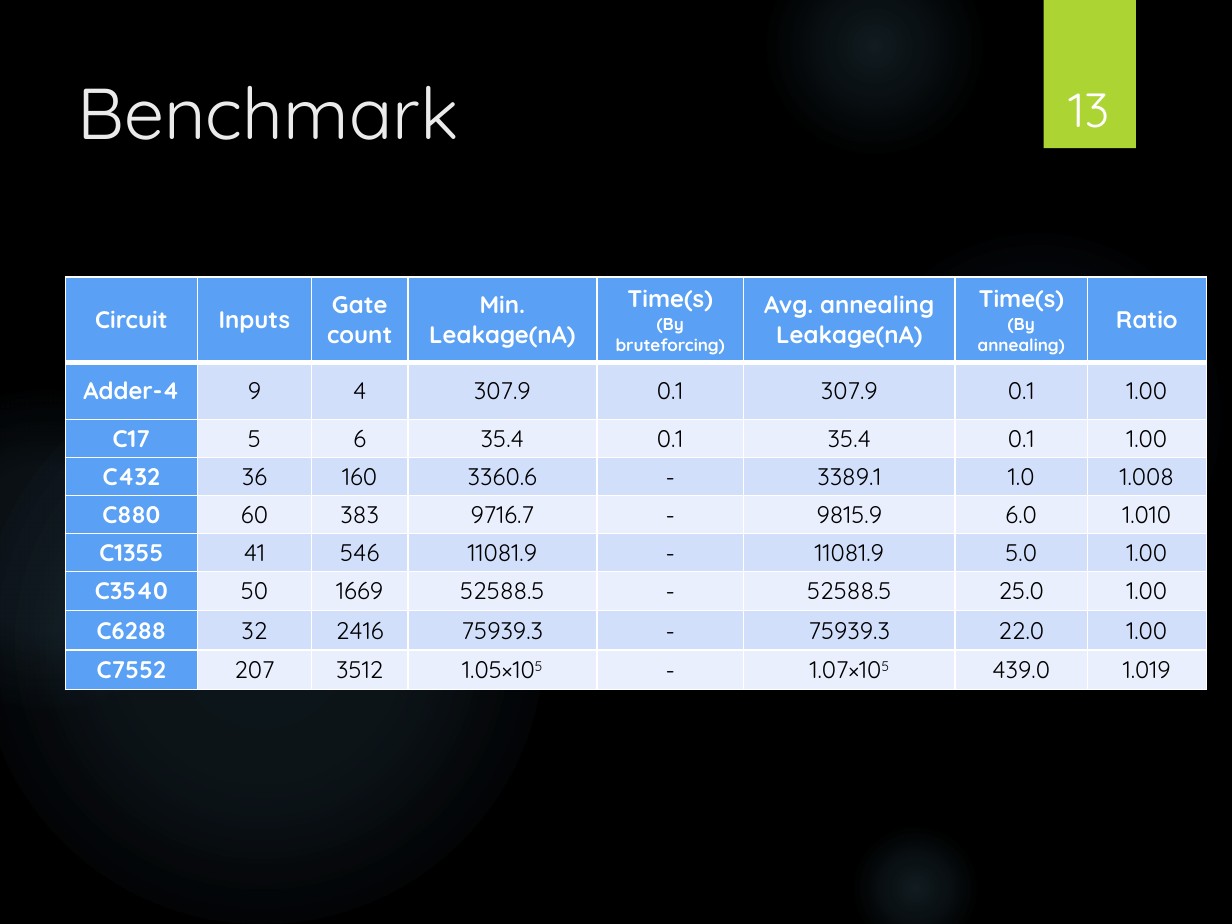
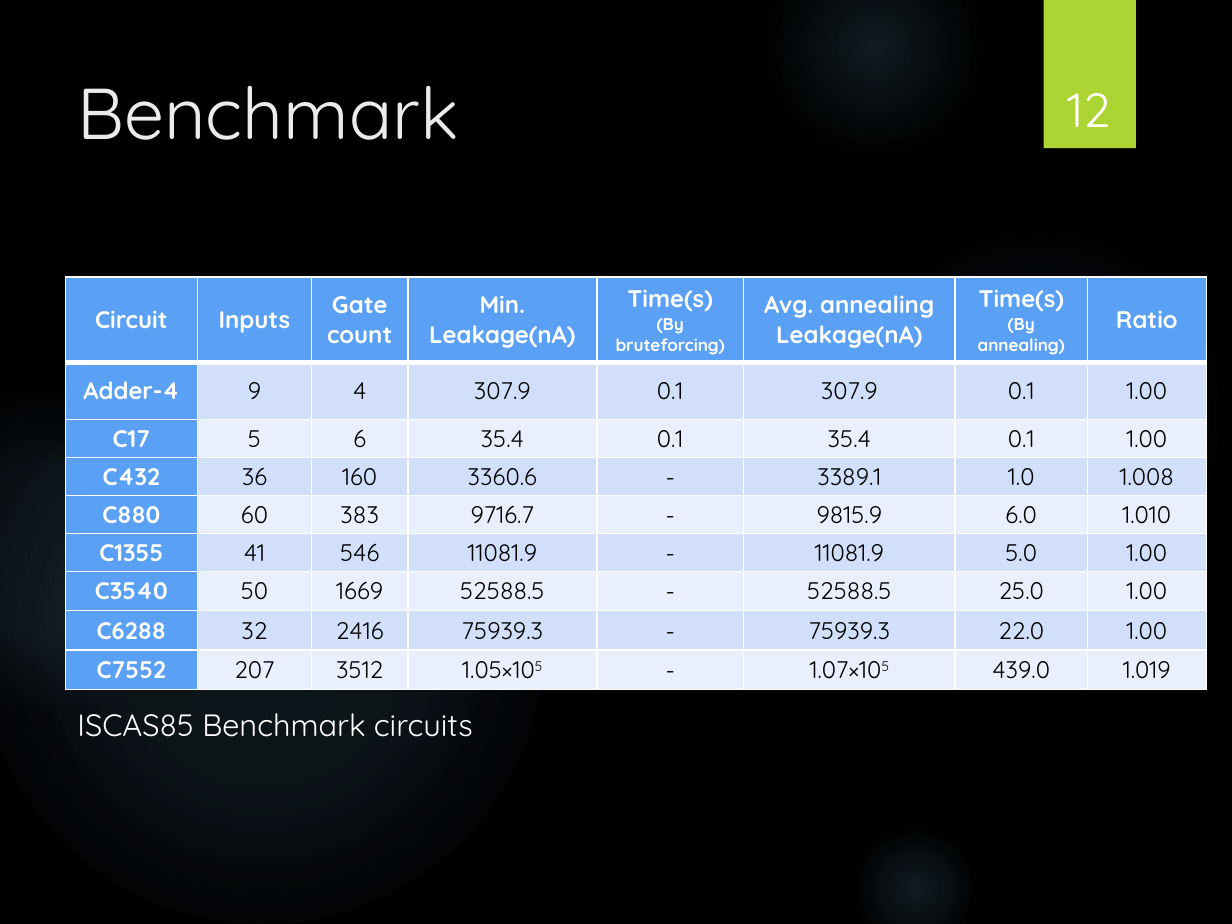
Before and after one commit to caoyuan96421/cmoslm, a slide deck: slide 12 of 6.374_FinalPrj.pptx (slide 13 before the commit). Drawn at 1232x924 pixels with LibreOffice and Linux fonts; fonts in the diff are those of the drawing; background and template pictures are left out. Boxes give left, top, right and bottom in pixels: in the first picture for what was removed or moved away, otherwise in the second. Text is boxed around its words. In the diff, an @@ line names an element or a change of style, - is before the commit and + after.

```diff
--- a/6.374_FinalPrj.pptx
+++ b/6.374_FinalPrj.pptx
@@ page number at bbox=[1067, 93, 1110, 127]: text changed @@
-13
+12
@@ text added at bbox=[77, 713, 473, 737], 18 pt, text #FFFFFF @@
+ISCAS85 Benchmark circuits
```
Also in this commit, not shown: 4 other slides changed, 1 slide added, 1 slide removed, 8 other files.
